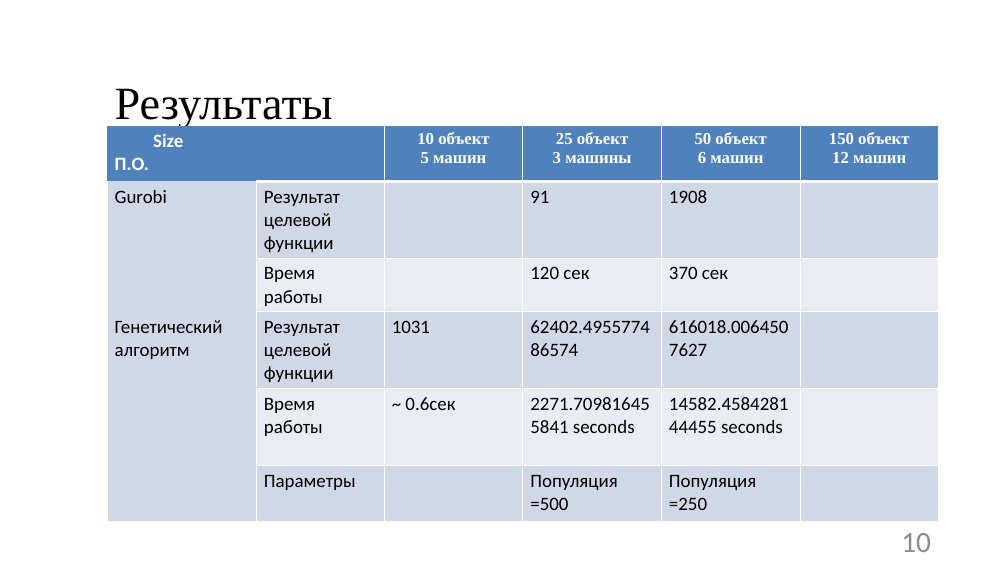
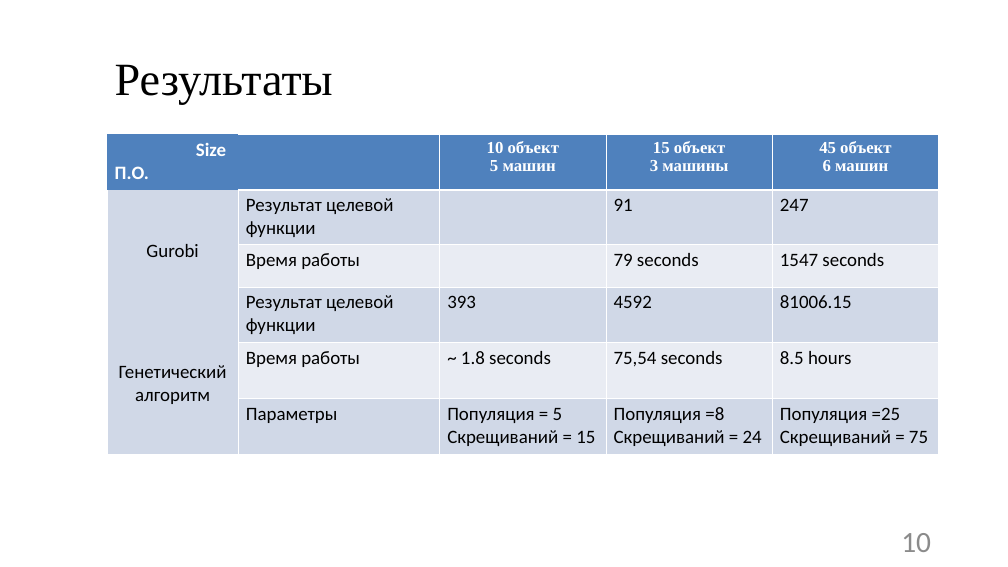
Before and after one commit to nikitka406/diplom, a slide deck: slide 10 of cpeck/diplom.pptx. Drawn at 1008x567 pixels with LibreOffice and Linux fonts; fonts in the diff are those of the drawing. Boxes give left, top, right and bottom in pixels: in the first picture for what was removed or moved away, otherwise in the second. Text is boxed around its words. In the diff, an @@ line names an element or a change of style, - is before the commit and + after.

```diff
--- a/cpeck/diplom.pptx
+++ b/cpeck/diplom.pptx
@@ title "Результаты": place and size @@
-title "Результаты" at <box>115,88,333,128</box>
+title "Результаты" at <box>115,64,333,104</box>
@@ table at <box>107,135,939,454</box> @@
-column 3: 10 объект / 5 машин |  |  | 1031 | ~ 0.6сек | 
-column 4: 25 объект / 3 машины | 91 | 120 сек | 62402.495577486574 | 2271.709816455841 seconds | Популяция =500
-column 5: 50 объект / 6 машин | 1908 | 370 сек | 616018.0064507627 | 14582.458428144455 seconds | Популяция =250
-column 6: 150 объект / 12 машин |  |  |  |  | 
+column 3: 10 объект / 5 машин |  |  | 393 | ~ 1.8 seconds | Популяция = 5 / Скрещиваний = 15
+column 4: 15 объект / 3 машины | 91 | 79 seconds | 4592 | 75,54 seconds | Популяция =8 / Скрещиваний = 24
+column 5: 45 объект / 6 машин | 247 | 1547 seconds | 81006.15 | 8.5 hours | Популяция =25 / Скрещиваний = 75
@@ table: place and size @@
-table at <box>107,126,938,516</box>
+table at <box>107,135,939,454</box>
```
Also in this commit, not shown: 4 other slides changed, 7 other files.
